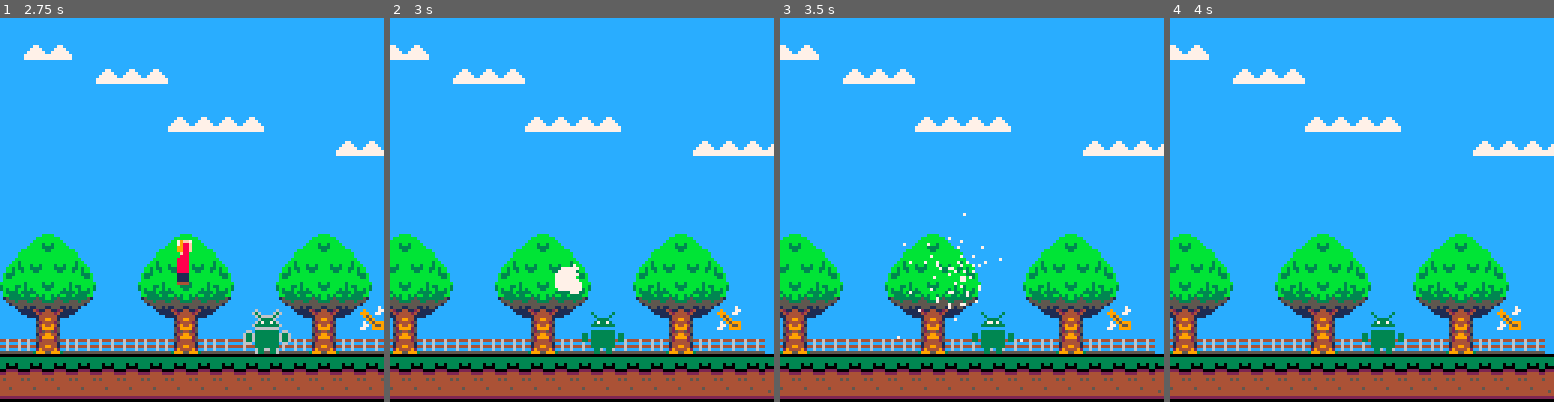
Above: before the commit, frames 1-4 (left to right).
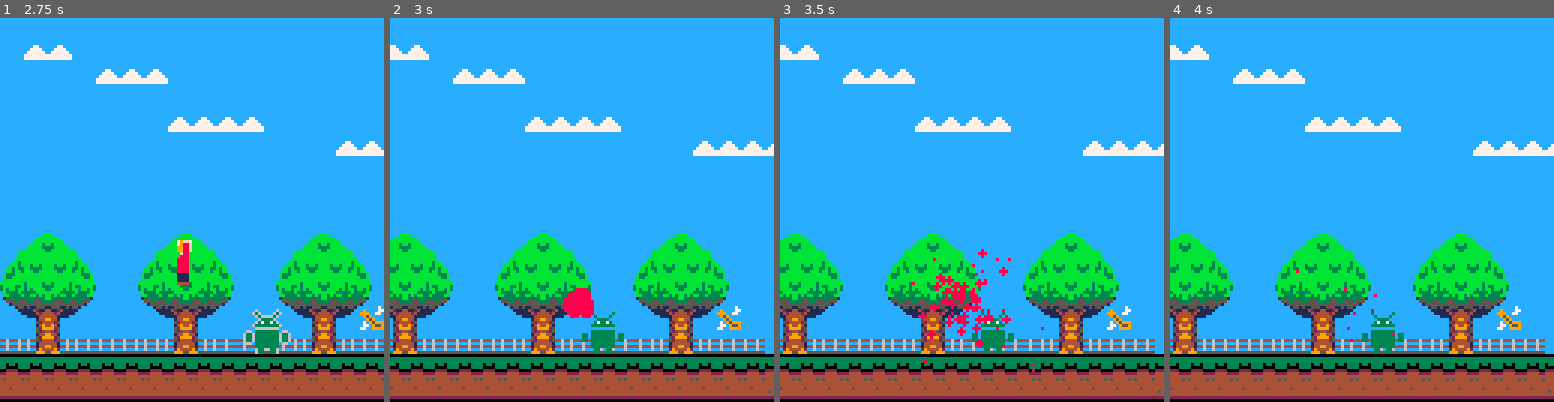
Above: after the commit, the same moments.

Repository: RemiFELIN/PICO8_SOPHIA_ANTIPOLIS
Game: PICO-8 cartridge miage.p8
Same seed, same stepped clock (60 frames per second), same inputs: the game is played once before the commit and once after it.
Inputs:
- Up to frame 1 (2.75 s): tap X (X key) at 0.33, 1.07, 1.85 s; tap O (Z key) at 0.7, 1.7, 2.1, 2.5 s; hold Right 1.6-2.1 s; hold Up 2.15-2.42 s; hold Right from 2.47 s (still down)
- Up to frame 2 (3 s): keep holding Right; tap O (Z key) at 2.9 s; tap X (X key) at 2.97 s
- Up to frame 3 (3.5 s): release Right at 3.03 s; hold Left from 3.08 s (still down); tap O (Z key) at 3.3 s
- Up to frame 4 (4 s): release Left at 3.58 s; hold Down 3.63-3.97 s; tap O (Z key) at 3.7 s

Frame 1 is identical in both runs. In frame 2, 0.9% of the frame differs, in the area x 42-54%, y 64-79%; in frame 3, 1.4%, in the area x 30-69%, y 50-93%; in frame 4, less than 0.1%.

Commit message:
title explode

Diff:
--- a/miage.p8
+++ b/miage.p8
@@ -382,30 +382,32 @@
 
 end
 
-function collide_npc(p,n,distance)
-
-  local d = distance or 0
-
-  if p == player and player.down then
-    if(n.x - d <= p.x+player.w and p.x <= n.x+n.w + d) then -- test si le player est dans le champ du npc dans l'axe x
-      if(n.y - d <= p.y+player.h  and p.y+player.h/2 <= n.y+n.h + d) then -- test si le player est dans la moitié inférieur du champ du npc dans l'axe y
-        return true
-      end
-    end
-    return false
-
+function broken_titles()
+  local x1=player.x+2  local y1=player.y+player.h
+  local x2=player.x+player.w-3  local y2=player.y+player.h
+  --pixels to tiles
+  x1/=8    y1/=8
+  x2/=8    y2/=8
+  if (mget(x1,y1) == 97 ) then
+    explode_titles(x1,y1)
+  elseif (mget(x1,y2) == 97 ) then
+    explode_titles(x1,y2)
+  elseif (mget(x2,y1) == 97 ) then
+    explode_titles(x2,y1)
+  elseif (mget(x2,y2) == 97 ) then
+    explode_titles(x2,y2)
+  end
+end
+
+function explode_titles(x,y)
+  if del_title== 0 then
+    mset(x,y,68)
+    explosion(x*8,y*8,2,100,5)
+    del_title=12
   else
-    if(n.x - d <= p.x+player.w and p.x <= n.x+n.w + d) then -- test si le p est dans le champ du npc dans l'axe x
-      if(n.y - d <= p.y+player.h  and p.y <= n.y+n.h + d) then -- test si le pest dans le champ du npc dans l'axe y
-        return true
-      end
-    end
-    return false
-  end
-
-end
-
-
+    del_title -= 1
+  end
+end
 -- -->8
 -- --player
 
@@ -477,20 +479,24 @@
     player.landed=false
     player.jumping=false
     --player.dy=limit_speed(player.dy,player.max_dy)
-    if collide_map(player,"down",0) then
+    if collide_map(player,"down",0) or collide_map(player,"down",2) then
       player.doublejump = true
       player.landed=true
       player.falling=false
       player.dy=0
       player.y-=((player.y+player.h+1)%8)-1
+      if collide_map(player,"down",2) then
+        broken_titles()
+      end
     end
   elseif player.dy<0 then
     player.jumping=true
+    del_title=12
     if collide_map(player,"up",1) then
       player.dy=0
     end
   end
-  if collide_npc(player,guitare,8) and not guit_found then
+  if collide_obj(player,guitare) and not guit_found then
     guit_found = true
     plsp = 34
   end
@@ -507,19 +513,19 @@
     end
   end
 
-  if collide_npc(player,menez,20) and not start_bulle and #dtb_queu==0 then
+  if collide_obj(player,menez,8) and not start_bulle and #dtb_queu==0 then
     interaction = true
   else
    interaction = false
   end
   for droid in all(droids) do
-    if collide_npc(player,droid) then
+    if collide_obj(player,droid,-1) then
       player_dead()
     end
   end
 
   for i=1,#checkpoint do
-    if collide_npc(player,checkpoint[i])  then
+    if collide_obj(player,checkpoint[i])  then
       checkpoint_number = i
       checkpointx = checkpoint[i].x
       checkpointy = checkpoint[i].y
@@ -752,14 +758,14 @@
       or projectil.x>mapx_end
       or collide_map(projectil,"right",1)
       or collide_map(projectil,"left",1)
-      or collide_npc(projectil,droid) then
+      or collide_obj(projectil,droid) then
         del(projectils,projectil)
-        if collide_npc(projectil,droid) then
-          explosion(droid.x,droid.y,droid.w/4+1,100,true)
+        if collide_obj(projectil,droid) then
+          explosion(droid.x,droid.y,droid.w/4+1,100)
           del(droids,droid)
           sfx(1)
         else
-          explosion(projectil.x,projectil.y,2,100,true)
+          explosion(projectil.x,projectil.y,2,100)
         end
       end
     end
@@ -857,7 +863,7 @@
 end
 
 
-function explosion(x,y,r,parti,multi)
+function explosion(x,y,r,parti,c)
   local selected = 0
   for i=1,#sparks do
     if not sparks[i].alive then
@@ -869,10 +875,10 @@
       sparks[i].r = 0.5 + rnd(r)
       sparks[i].alive = true
       selected +=1
-      if multi then
+      if c then
+        sparks[i].c = c
+      else
         sparks[i].c = 5 + rnd(5)
-      else
-        sparks[i].c = 7
       end
       if selected == parti then
       break end
@@ -912,12 +918,12 @@
     music(4)
     del_acc = 65 -- change pour delai avant restart
   end
-  explosion(player.x,player.y,2)
+  explosion(player.x+player.w/2,player.y+player.h/2,3,150,8)
   hit = true
-
 end
 
 function player_reset()
+  reload(0, 0, 0x4300)--reload every block
   player={
     sp=plsp,--sprite du personnage
     x=checkpointx,--position x initiale
@@ -953,7 +959,9 @@
     chrono=0 --sert pour animé le press x to play
     hit = false --si buffa a pris un coup
     del_acc = 1000 -- pour creer un delay
+    del_title=12
     music(6) -- on reset la musique
+
 end
 
 function fire_projectil(emeteur)
@@ -1039,6 +1047,17 @@
     }
   )
 end
+
+function collide_obj(p,o,distance)
+  local py = p.y  local d = distance or 0
+  if player.down and p == player then py += 8 end
+  return p.x<=o.x+o.w+d and
+         o.x<=p.x+p.w+d and
+         py<=o.y+o.h+d and
+         o.y<=py+p.h+d
+end
+
+
 __gfx__
 00000000070000000000000000000000000000000000000000000000000000000000000000000000070000000000000000000000000000000700000000777000
 079777000770000000797770007977700079777000797770079777f00079ff700000000000797770077000000079777000797770007977700770000000000700
@@ -1088,14 +1107,14 @@
 c11ccccc4444444444420ccc4644464400000000000000000000000000000000b33533333333351c00000000000777777000007777000001cccc77c7cc7c1990
 cc1ccccc2222222222220cccc6ccc6cc0000000000000000000000000000000033555335553555cc0000000000000777770000777700001c77ccccccc7cc1999
 cccccccc0000000000000ccc55555555000000000000000000000000000000005555555555551ccc0000000000000077777000777700001c77cc7cccc7c71999
-009999990000000000000000000000000000000000000000000000000000000015551151551ccccc0000000000000007777000777700001c7ccc77ccccc7c199
-00900009000000000000000000000000000000000000000000000000000000004112411111cccccc0000000000000007777700777700001c7cc77cccccc7c199
-0099999900000000000000000000000000000000000000000000000000000000442411111ccccccc0000000000000007777700777700001c7ccc7cccccc71999
-00900009000000000000000000000000000000000000000000000000000000004441111ccccccccc0000000000000007777700777700001c7ccc777ccccc1999
-00900009000000000000000000000000000000000000000000000000000000009441cccccccccccc00000000000000077777007777000001c7cccc77cccc1999
-00900009000000000000000000000000000000000000000000000000000000004425cccccccccccc000000000000000777770077777000001c77ccc7ccc19990
-99900999000000000000000000000000000000000000000000000000000000004941cccccccccccc0000000000000007777700777770000001c77ccccc199990
-99000990000000000000000000000000000000000000000000000000000000009925cccccccccccc00000000000000077777000777770000001cccccc1999900
+00999999b5bb555b00000000000000000000000000000000000000000000000015551151551ccccc0000000000000007777000777700001c7ccc77ccccc7c199
+00900009555555550000000000000000000000000000000000000000000000004112411111cccccc0000000000000007777700777700001c7cc77cccccc7c199
+009999995b5bb353000000000000000000000000000000000000000000000000442411111ccccccc0000000000000007777700777700001c7ccc7cccccc71999
+00900009135331310000000000000000000000000000000000000000000000004441111ccccccccc0000000000000007777700777700001c7ccc777ccccc1999
+00900009135555550000000000000000000000000000000000000000000000009441cccccccccccc00000000000000077777007777000001c7cccc77cccc1999
+00900009554159590000000000000000000000000000000000000000000000004425cccccccccccc000000000000000777770077777000001c77ccc7ccc19990
+999009994445a9950000000000000000000000000000000000000000000000004941cccccccccccc0000000000000007777700777770000001c77ccccc199990
+99000990445595950000000000000000000000000000000000000000000000009925cccccccccccc00000000000000077777000777770000001cccccc1999900
 44444444044444400044440000044000004444000000000000000000000000004525cccccccccccc000000000000000777770000777700000001111119999000
 45545554045455400044540000044000004544000000000000000000000000009441cccccccccccc000000000000007777700000777770000000000009990000
 44444444044444400044440000044000004444000000000000000000000000009925cccccccccccc000000000000077777700000077777000000000009900770
@@ -1142,11 +1161,11 @@
 44444444444444444444444444444444444444444444444444444444444444444444444444444444444444444444444444444444444444444444444444444444
 44444444343434444444444444444444444444444444444444444444444444444444444444444444444444444444444444444444444444444444444444444444
 44444444444444444444444444444444444444444444444444444444444444444444444444444444444444444444444444444444444444444444444444444444
-44444444444444444444444444444444444444444444444444444444444444444444444444444444444444444444444444444444444444444444444444444444
+44444444444444444444444444444444444444444444444444444444444444444444444416161644444444444444444444444444444444444444444444444444
 44444444444444444444444444444444444444444444444444444444444444444444444444444444444444444444444444444444444444444444444444444444
 44444444444444343434344444444444444444444444444444444444444444444444444444444444444444444444444444444444444444444444444444444444
 44444444444444444444444444444444444444444444444444444444444444444444444444444444444444444444444444444444444444444444444444444444
-44444444444444444444444444443434343434444444444444444444444444444444444444444444444444444444444444444444444444444444444444444444
+44444444444444444444444444443434343434444444444444444444444416161616444444444444444444444444444444444444444444444444444444444444
 44444444444444444444444444444444444444444444444444444444444444444444444444444444444444444444444444444444444444444444444444444444
 44444444444444444444444444444444444444444444444444444444444444444444444444444444444444444444444444444444444444444444444444444444
 44444444444444444444444444444444444444444444444444444444444444444444444444444444444444444444444444444444444444444444444444444444
@@ -1299,7 +1318,7 @@
 
 
 __gff__
-0000000000000000000400000000000000000000000000000004000000000000000000000000000000000000000000000000000000000000000000000000000001030300000000000000000000000000000303000000000000000000000000000000000000000000000000000000000000000000000000000000000000000000
+0000000000000000000400000000000000000000000000000004000000000000000000000000000000000000000000000000000000000000000000000000000001030300000000000000000000000000000303000000000000000000000000000005000000000000000000000000000000000000000000000000000000000000
 0000000000000000000000000000000000000000000000000000000000000000000000000000000000000000000000000000000000000000000000000000000000000000000000000000000000000000000000000000000000000000000000000000000000000000000000000000000000000000000000000000000000000000
 __map__
 4444444444444444444444444444444444444444445144444444444444444444444444444444444444444444444444444444444444444444444444444444444444444444444444444444444444444444444444444444444444444444444444444444444444444444444444444444444444444444444444444444444444444444
